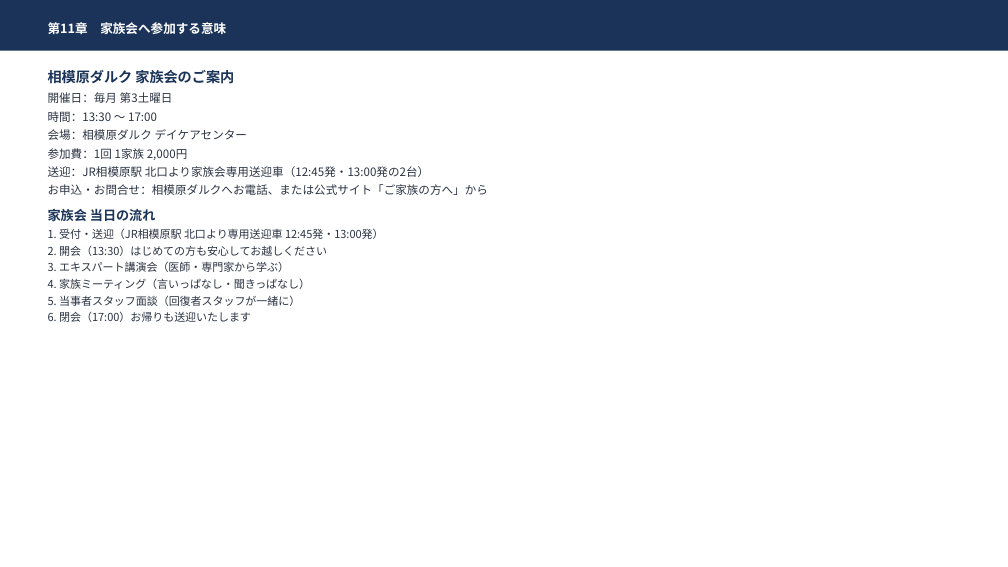
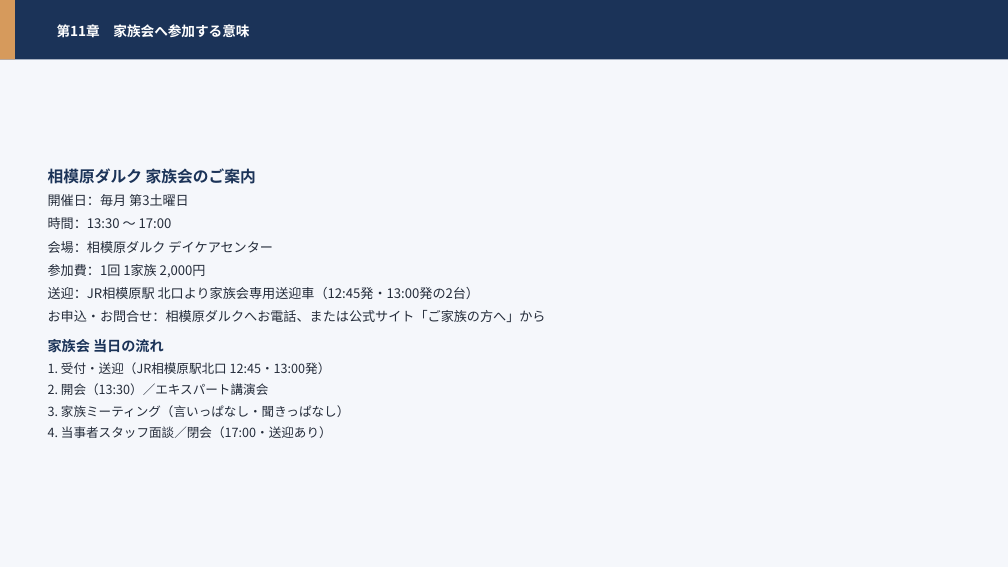
Before and after one commit to hiderock84-sys/darca, a slide deck: slide 73 of public/manual.pptx (slide 56 before the commit). Drawn at 1008x567 pixels with LibreOffice and Linux fonts; fonts in the diff are those of the drawing. Boxes give left, top, right and bottom in pixels: in the first picture for what was removed or moved away, otherwise in the second. Text is boxed around its words. In the diff, an @@ line names an element or a change of style, - is before the commit and + after.

```diff
--- a/public/manual.pptx
+++ b/public/manual.pptx
@@ rectangle: place and size @@
-rectangle at [0,0,1008,51]
+rectangle at [0,0,1008,60]
@@ rectangle added at [0,0,1008,567], fill #F5F7FB @@
@@ rectangle added at [0,0,15,60], fill #D69A5C @@
@@ text "第11章 家族会へ参加する意味": place and size @@
-text "第11章 家族会へ参加する意味" at [48,22,226,34]
+text "第11章 家族会へ参加する意味" at [57,24,249,38]
@@ text "第11章 家族会へ参加する意味" at [57,24,249,38]: size 12 to 13 pt; line spacing 1.18 to 1.2 @@
@@ text "相模原ダルク 家族会のご案内": place and size @@
-text "相模原ダルク 家族会のご案内" at [48,70,488,322]
+text "相模原ダルク 家族会のご案内" at [48,168,546,438]
@@ text "相模原ダルク 家族会のご案内" at [48,168,546,438]: vertical alignment top to middle @@
@@ text at [48,168,546,353]: size 13.5 to 15 pt in "相模原ダルク 家族会のご案内"; size 11 to 12.5 pt, text colour #2B3342 to #242C3A in "開催日：毎月 第3土曜日", "時間：13:30 〜 17:00", "会場：相模原ダルク デイケアセンター", "参加費：1回 1家族 2,000円" and 2 more places; size 12.5 to 13.5 pt in "家族会 当日の流れ"; line spacing 1.18 to 1.2; more space between paragraphs @@
@@ text at [48,362,349,438]: text changed; size 10.5 to 12 pt; text colour #2B3342 to #242C3A @@
-1. 受付・送迎（JR相模原駅 北口より専用送迎車 12:45発・13:00発）
-2. 開会（13:30）はじめての方も安心してお越しください
-3. エキスパート講演会（医師・専門家から学ぶ）
-4. 家族ミーティング（言いっぱなし・聞きっぱなし）
-5. 当事者スタッフ面談（回復者スタッフが一緒に）
-6. 閉会（17:00）お帰りも送迎いたします
+1. 受付・送迎（JR相模原駅北口 12:45・13:00発）
+2. 開会（13:30）／エキスパート講演会
+3. 家族ミーティング（言いっぱなし・聞きっぱなし）
+4. 当事者スタッフ面談／閉会（17:00・送迎あり）
```
Also in this commit, not shown: 59 other slides changed, 21 slides added, 3 slides removed, 1 other file.
